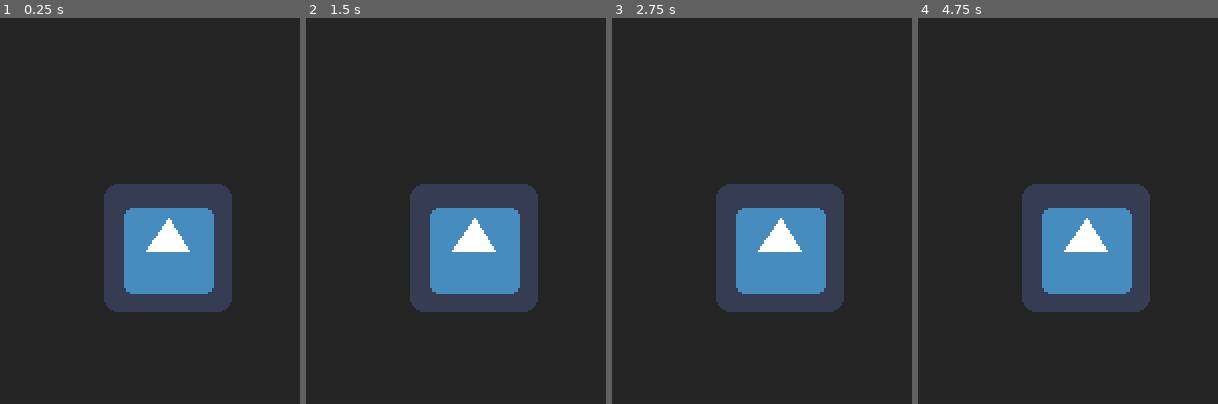
Above: before the commit, frames 1-4 (left to right).
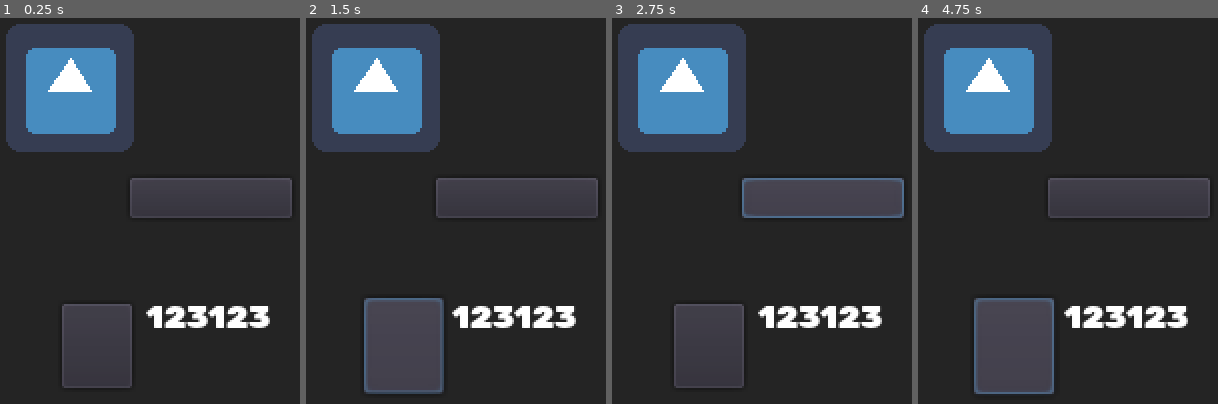
Above: after the commit, the same moments.

Repository: magwoo/Smash
Game: Godot game, scene res://scenes/gameplay/Game.tscn
Same seed, same stepped clock (60 frames per second), same inputs: the game is played once before the commit and once after it. The engine's default icon, where the game draws it, is replaced by a stand-in: a white triangle on a blue panel in a dark square.
Inputs (mouse positions are in pixels of both pictures, inside the frame that each line leads up to):
- Up to frame 1 (0.25 s): no input
- Up to frame 2 (1.5 s): click (516, 199) at 0.52 s; click (402, 346) at 1.27 s
- Up to frame 3 (2.75 s): click (822, 199) at 2.02 s
- Up to frame 4 (4.75 s): click (1014, 346) at 2.77 s; click (1128, 199) at 3.52 s; click (1014, 346) at 4.27 s

The runs differ from the first frame. In frame 1, 35% of the frame differs, in the area x 2-98%, y 1-96%; in frame 2, 36%; in frame 3, 35%; in frame 4, 36%, in the area x 2-98%, y 1-98%.

Commit message:
added button animations

Diff:
--- /dev/null
+++ b/global/Global.gd
@@ -0,0 +1,15 @@
+extends Node
+
+
+const lerp_speed: float = 0.3
+
+var lerp_index: float = 1.0
+var time: float = 0.0
+var asint: float = 0.0
+
+
+
+func _process(_delta: float) -> void:
+	time += _delta
+	lerp_index = lerp_speed * _delta * 60
+	asint = abs(sin(time))
--- /dev/null
+++ b/global/ScaledButtonClass.gd
@@ -0,0 +1,52 @@
+extends Button
+class_name ScaledButton
+
+
+export(float, 0.5, 1.5, 0.05) var focus_scale: float = 1.15
+export(float, 0.5, 1.5, 0.05) var press_scale: float = 0.75
+export(float, 0.5, 1.5, 0.05) var anim_speed: float = 1.0
+
+var target_scale: Vector2 = Vector2(1.0, 1.0)
+var focused: bool = false
+
+
+func _ready() -> void:
+	self.connect('resized', self, '_resized')
+	self.connect('mouse_entered', self, '_focused')
+	self.connect('mouse_exited', self, '_unfocused')
+	self.connect('button_down', self, '_pressed')
+	self.connect('button_up', self, '_unpressed')
+	self.rect_pivot_offset = self.rect_size / 2
+
+
+func _process(_delta: float) -> void:
+	if self.rect_scale.x != target_scale.x:
+		self.rect_scale = lerp(self.rect_scale, target_scale, Global.lerp_index)
+	else:
+		print(Global.time)
+
+
+func _pressed() -> void:
+	target_scale = Vector2(press_scale, press_scale)
+
+
+func _unpressed() -> void:
+	if focused:
+		target_scale = Vector2(focus_scale, focus_scale)
+	else:
+		target_scale = Vector2(1.0, 1.0)
+
+
+func _focused() -> void:
+	target_scale = Vector2(focus_scale, focus_scale)
+	focused = true
+
+
+func _unfocused() -> void:
+	target_scale = Vector2(1.0, 1.0)
+	focused = false
+
+
+func _resized() -> void:
+	self.rect_pivot_offset = self.rect_size / 2
+	print('button resized')
--- a/project.godot
+++ b/project.godot
@@ -8,6 +8,16 @@
 
 config_version=4
 
+_global_script_classes=[ {
+"base": "Button",
+"class": "ScaledButton",
+"language": "GDScript",
+"path": "res://global/ScaledButtonClass.gd"
+} ]
+_global_script_class_icons={
+"ScaledButton": ""
+}
+
 [application]
 
 config/name="Smash"
@@ -15,6 +25,10 @@
 boot_splash/show_image=false
 boot_splash/bg_color=Color( 0.141176, 0.141176, 0.141176, 1 )
 config/icon="res://icon.png"
+
+[autoload]
+
+Global="*res://global/Global.gd"
 
 [display]
 
--- /dev/null
+++ b/resources/themes/DefaultTheme.tres
@@ -0,0 +1,9 @@
+[gd_resource type="Theme" load_steps=3 format=2]
+
+[ext_resource path="res://resources/fonts/Rubik-Black.ttf" type="DynamicFontData" id=1]
+
+[sub_resource type="DynamicFont" id=1]
+font_data = ExtResource( 1 )
+
+[resource]
+default_font = SubResource( 1 )
--- a/scenes/gameplay/Game.tscn
+++ b/scenes/gameplay/Game.tscn
@@ -1,9 +1,42 @@
-[gd_scene load_steps=2 format=2]
+[gd_scene load_steps=4 format=2]
 
 [ext_resource path="res://icon.png" type="Texture" id=1]
+[ext_resource path="res://resources/themes/DefaultTheme.tres" type="Theme" id=2]
+[ext_resource path="res://global/ScaledButtonClass.gd" type="Script" id=3]
 
 [node name="Game" type="Node2D"]
 
 [node name="Icon" type="Sprite" parent="."]
-position = Vector2( 87, 119 )
+position = Vector2( 38, 39 )
 texture = ExtResource( 1 )
+
+[node name="CanvasLayer" type="CanvasLayer" parent="."]
+
+[node name="Label" type="Label" parent="CanvasLayer"]
+margin_left = 67.0
+margin_top = 134.0
+margin_right = 148.0
+margin_bottom = 174.0
+theme = ExtResource( 2 )
+text = "123123"
+align = 1
+valign = 1
+
+[node name="Button" type="Button" parent="CanvasLayer"]
+anchor_left = 0.377778
+anchor_top = 0.2625
+anchor_right = 0.827778
+anchor_bottom = 0.325
+__meta__ = {
+"_edit_use_anchors_": true
+}
+
+[node name="ScaledButton" type="Button" parent="CanvasLayer"]
+anchor_left = 0.188889
+anchor_top = 0.459375
+anchor_right = 0.383333
+anchor_bottom = 0.590625
+script = ExtResource( 3 )
+__meta__ = {
+"_edit_use_anchors_": true
+}
Binary file added: resources/fonts/Rubik-Black.ttf
